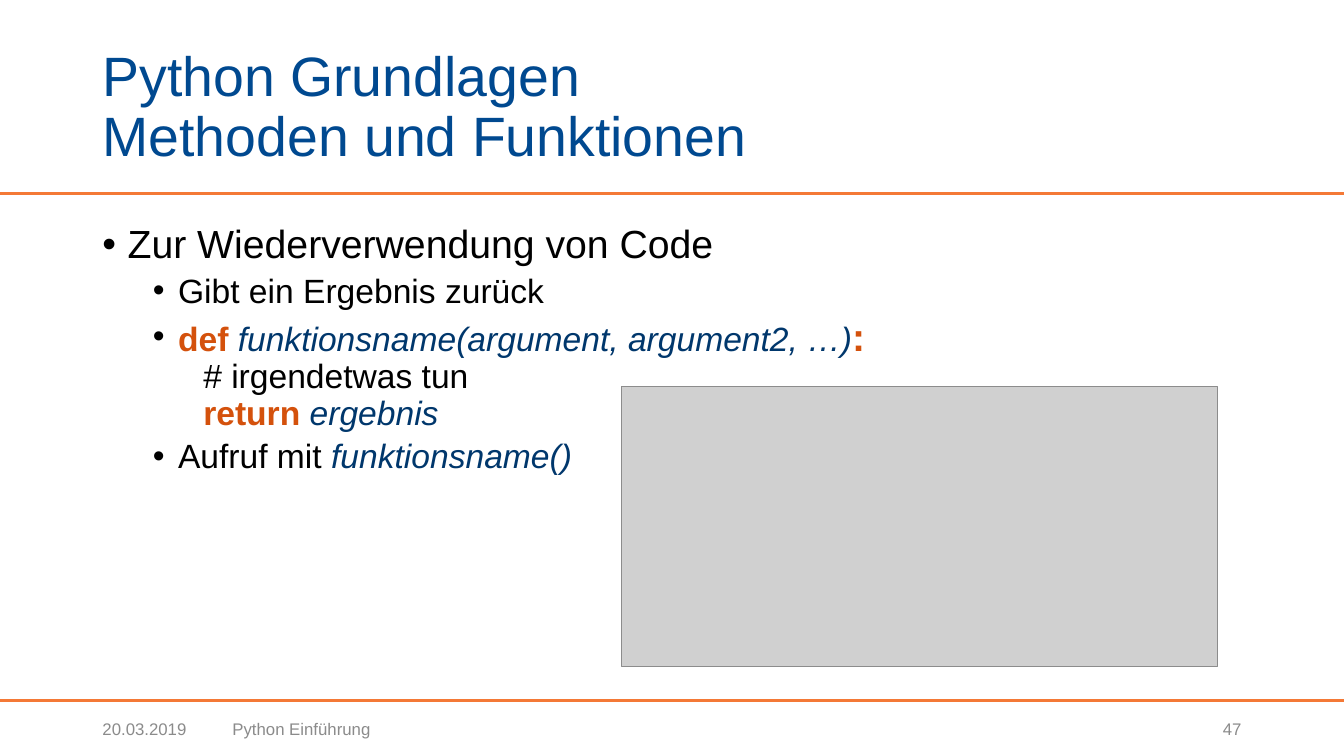
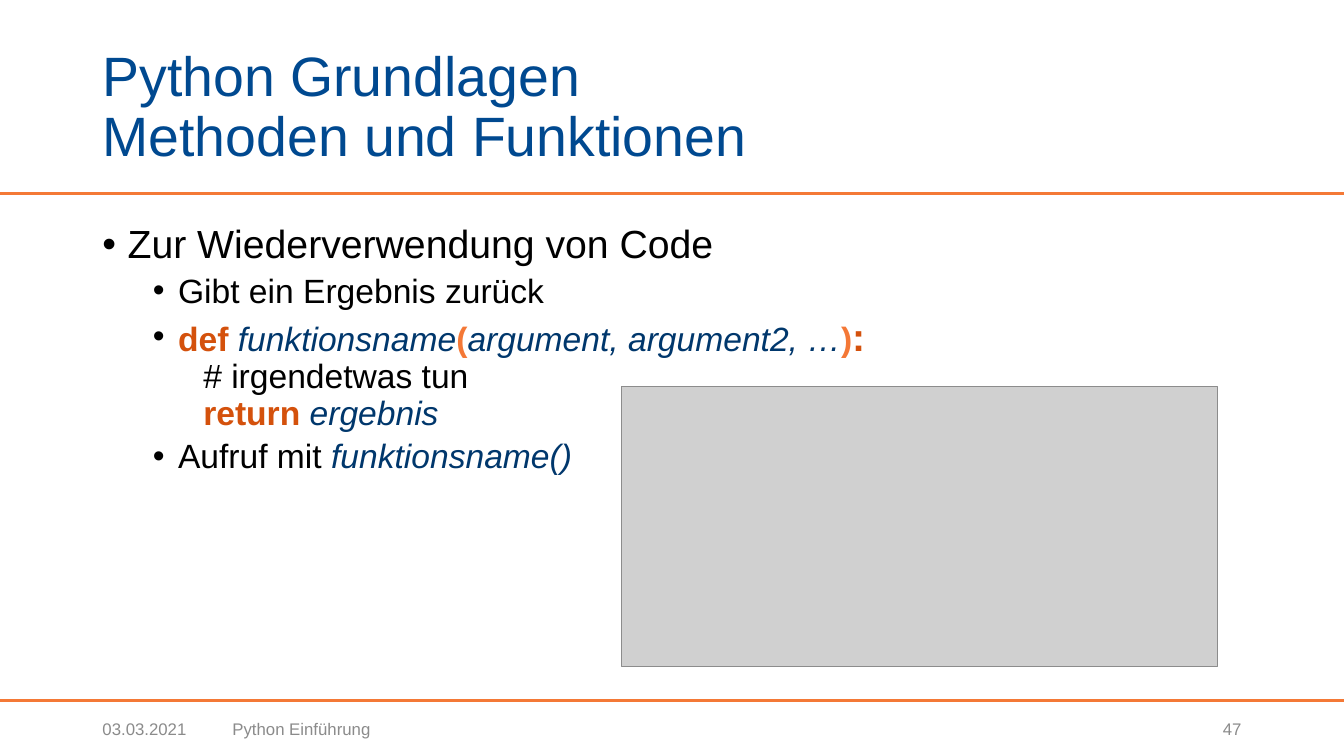
Before and after one commit to BogyMitutoyoCTL/Snake-AI-2021.1, a slide deck: slide 47 of presentation/Python Einführung.pptx. Drawn at 1344x756 pixels with LibreOffice and Linux fonts; fonts in the diff are those of the drawing; grey boxes stand for pictures; background and template pictures are left out. Boxes give left, top, right and bottom in pixels: in the first picture for what was removed or moved away, otherwise in the second. Text is boxed around its words. In the diff, an @@ line names an element or a change of style, - is before the commit and + after.

Commit message:
Kleine Korrekturen an der Python Präsentation

```diff
--- a/presentation/Python Einführung.pptx
+++ b/presentation/Python Einführung.pptx
@@ text at bbox=[178, 326, 798, 432]: text colour #00376C to #F47836, bold on, italic off in "funktionsname(argument, …):" @@
@@ text at bbox=[102, 723, 186, 735]: text changed @@
-20.03.2019
+03.03.2021
```
Also in this commit, not shown: 58 other slides changed.
